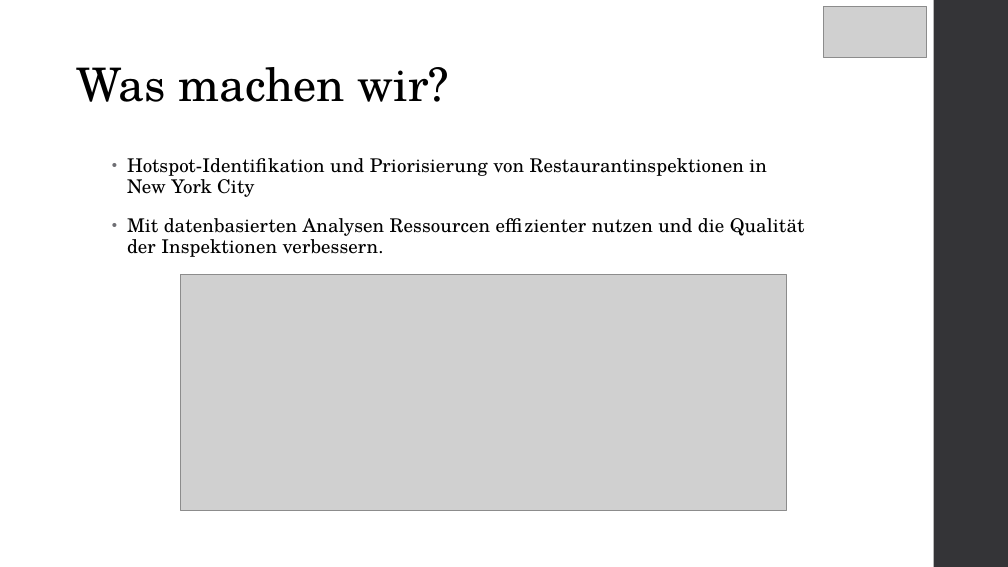
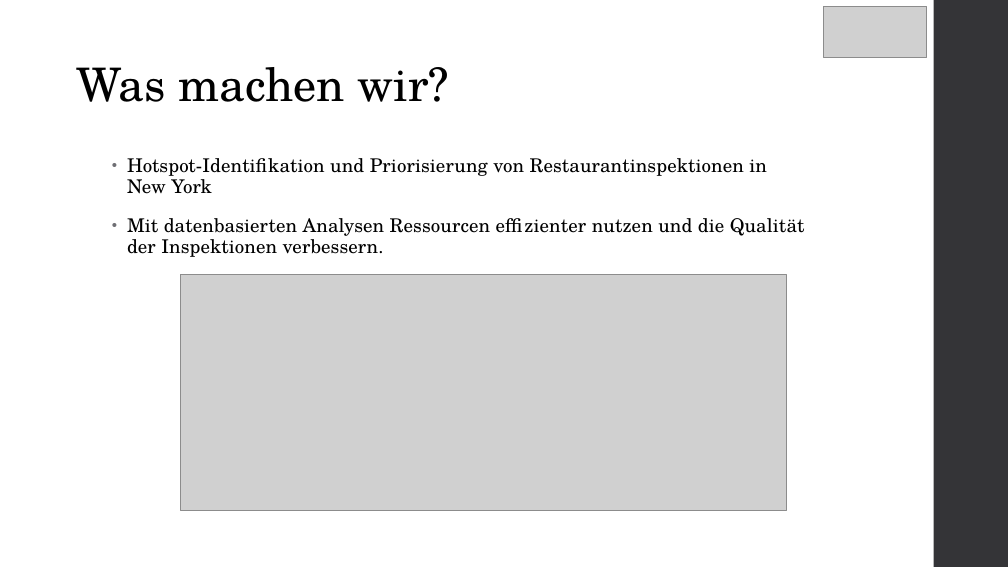
Before and after one commit to DaniVot/DatenbankenPortfolio, a slide deck: slide 2 of abgabe/Datenbanken Präsentation.pptx. Drawn at 1008x567 pixels with LibreOffice and Linux fonts; fonts in the diff are those of the drawing; grey boxes stand for pictures. Boxes give left, top, right and bottom in pixels: in the first picture for what was removed or moved away, otherwise in the second. Text is boxed around its words. In the diff, an @@ line names an element or a change of style, - is before the commit and + after.

```diff
--- a/abgabe/Datenbanken Präsentation.pptx
+++ b/abgabe/Datenbanken Präsentation.pptx
@@ text at (127,158,767,194): text changed @@
-• Hotspot-Identifikation und Priorisierung von Restaurantinspektionen in New York City
+• Hotspot-Identifikation und Priorisierung von Restaurantinspektionen in New York
```
Also in this commit, not shown: 1 other slide changed, 1 other file.
